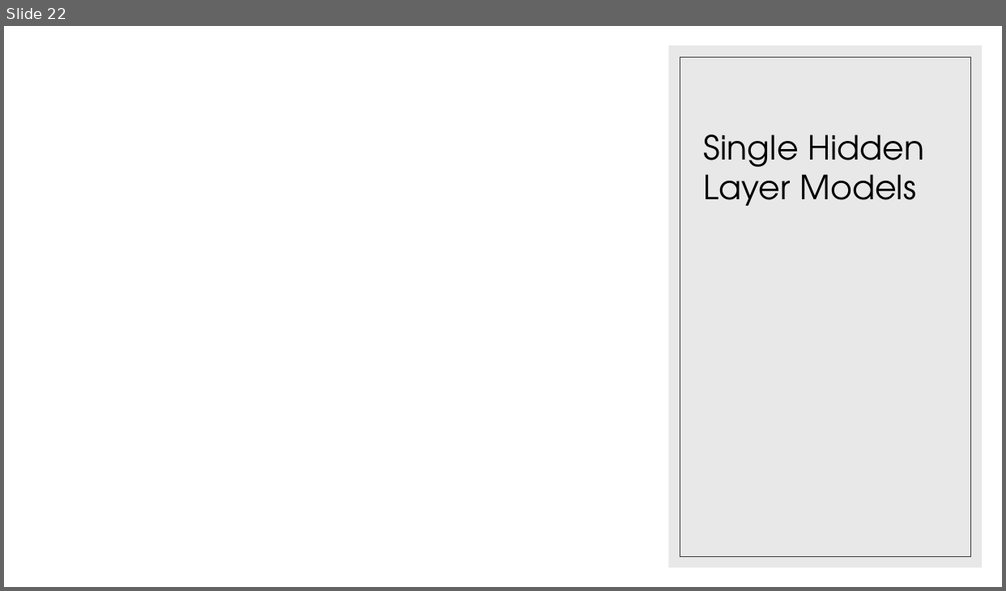
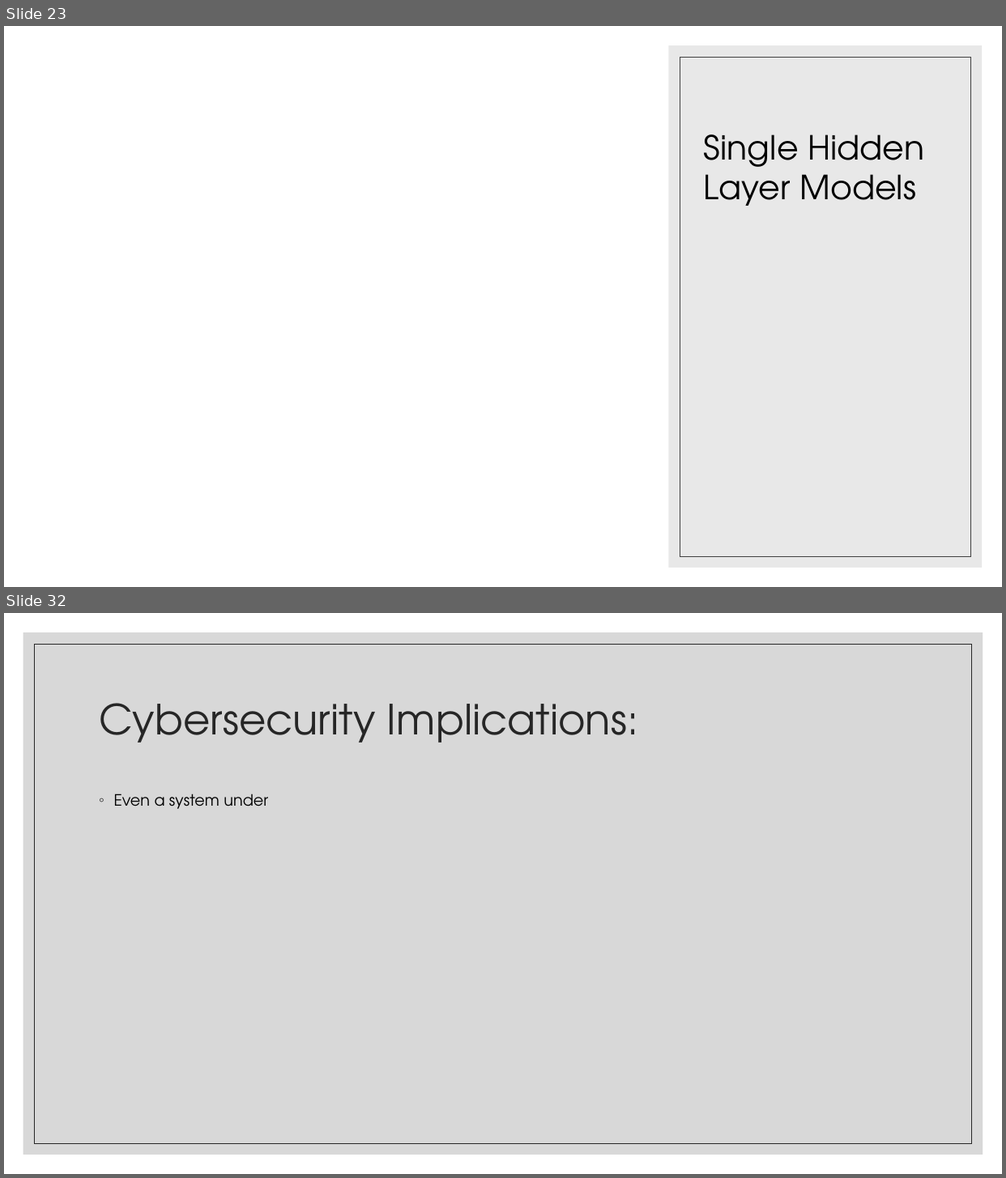
Before and after one commit to landonbuell/Convolutional-Neural-Networks, a slide deck: Presentations/14_04_2020/Modeling Attack Functions.pptx. Shown one above the other, each under a label of ours: slide 22 before the commit, slides 23 and 32 after it; the slides between them are not shown. The pictures are 1006x591 and 1006x1178 pixels, drawn with LibreOffice and Linux fonts; fonts in the diff are those of the drawing; grey boxes stand for pictures. Boxes give left, top, right and bottom in pixels: in the first picture for what was removed or moved away, otherwise in the second. Text is boxed around its words. In the diff, an @@ line names an element or a change of style, - is before the commit and + after.

```diff
--- a/Presentations/14_04_2020/Modeling Attack Functions.pptx
+++ b/Presentations/14_04_2020/Modeling Attack Functions.pptx
@@ slide 32 added at [4, 613, 1002, 1174], background #FFFFFF @@
@@ rectangle added at [23, 632, 983, 1155], fill #BFBFBF at 60% opacity @@
@@ rectangle added at [35, 644, 972, 1144], outline #262626 0.5 pt @@
@@ title added at [99, 703, 639, 743], 40 pt, text #262626 @@
+Cybersecurity Implications:
@@ text added at [114, 794, 268, 809], 15 pt, text #000000 @@
+◦ Even a system under
@@ what was slide 22 is now slide 23 @@
```
Also in this commit, not shown: 6 slides changed, 9 other slides added, 11 other files.
